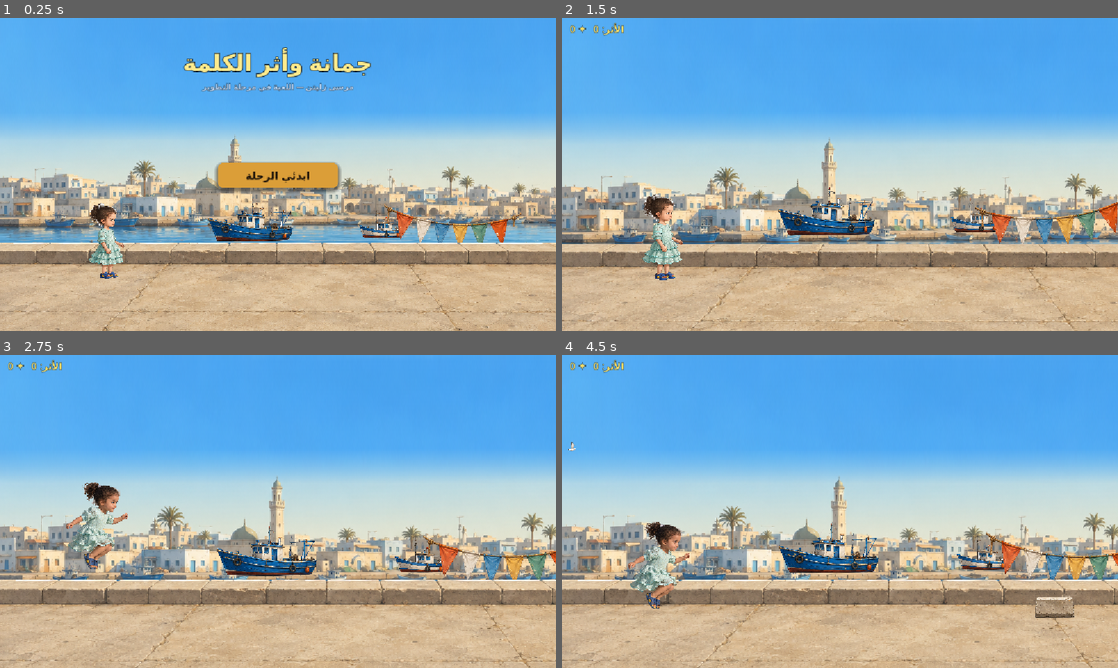
Above: before the commit, frames 1-4 (two rows, left to right).
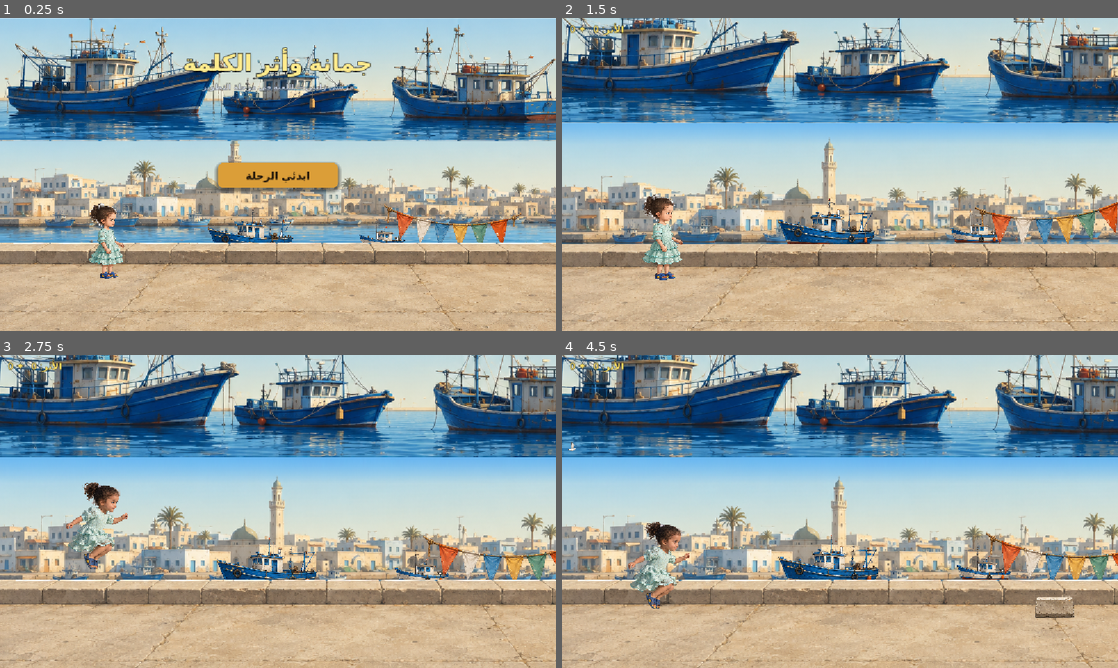
Above: after the commit, the same moments.

Repository: HamzaJwan/Ali-s-Runner
Game: Godot game, scene res://scenes/level2/Level2_Marsa_Playable.tscn
Same seed, same stepped clock (60 frames per second), same inputs: the game is played once before the commit and once after it. This scene is started directly instead of the project's main scene.
Inputs (mouse positions are in pixels of both pictures, inside the frame that each line leads up to):
- Up to frame 1 (0.25 s): no input
- Up to frame 2 (1.5 s): click "ابدئي الرحلة" at 0.5 s; tap Enter (ui_accept) at 1.25 s; move the mouse to (962, 158) at 1.27 s; click (962, 158) at 1.42 s
- Up to frame 3 (2.75 s): tap Enter (ui_accept) at 1.52, 2.27 s; move the mouse to (166, 527) at 2.02 s; click (166, 527) at 2.17 s
- Up to frame 4 (4.5 s): move the mouse to (895, 442) at 2.77 s; click (895, 442) at 2.92 s; move the mouse to (812, 574) at 3.52 s; click (812, 574) at 3.67 s; tap Enter (ui_accept) at 3.77 s; move the mouse to (1006, 558) at 4.27 s; click (1006, 558) at 4.42 s

The runs differ from the first frame. In frame 1, 40% of the frame differs, in the area x 0-100%, y 0-72%; in frame 2, 36%; in frame 3, 35%; in frame 4, 35%.

Commit message:
connect L1 to L2 and add sea drift + boat waterline fix
Level 1 → Level 2 connection:
- Father ending now shows completion panel instead of auto-restarting
- 'ابدأ رحلة جمانة' Chapter2Button in Level 1 game-over card (only after Father)
- _show_level1_completion() with title 'أحسنت يا علي!' and full ending message
- get_tree().change_scene_to_file() transitions directly to Level 2 scene

Level 2 motion improvements:
- mg_boats_mid.png enabled as sea drift layer (z=-12, 48% screen height)
- Sea layer drifts left at 1.8 px/s — copy-join enters viewport after ~98s
- _sea_drift_x resets on start screen to keep sessions clean
- Boat Y corrected: HarborBoatBlue 418→438, HarborBoatSmall 424→444

All L1 physics/gameplay constants unchanged.
RC smoke check unaffected (Chapter2Button not in banned node list).

Co-Authored-By: Claude Sonnet 4.6 <noreply@anthropic.com>

Diff:
--- a/scenes/Main.tscn
+++ b/scenes/Main.tscn
@@ -636,6 +636,24 @@
 text_direction = 3
 language = "ar"
 
+[node name="Chapter2Button" type="Button" parent="UI/GameOverPanel/GameOverCard"]
+visible = false
+layout_mode = 0
+offset_left = 120.0
+offset_top = 350.0
+offset_right = 520.0
+offset_bottom = 396.0
+theme_override_font_sizes/font_size = 19
+theme_override_styles/normal = SubResource("3")
+theme_override_styles/hover = SubResource("4")
+theme_override_styles/pressed = SubResource("4")
+theme_override_styles/focus = SubResource("4")
+theme_override_colors/font_color = Color(0.12, 0.08, 0.04, 1)
+theme_override_colors/font_hover_color = Color(0.12, 0.08, 0.04, 1)
+text = "← ابدأ رحلة جمانة"
+text_direction = 3
+language = "ar"
+
 [node name="CheckpointPanel" type="Control" parent="UI"]
 process_mode = 3
 z_index = 100
--- a/scripts/level2/environment/level2_environment_visual.gd
+++ b/scripts/level2/environment/level2_environment_visual.gd
@@ -31,11 +31,15 @@
 const LAYER_Z: Dictionary = {
 	"L2_SkyLayer":            -30,
 	"L2_FarBuildingsLayer":   -18,   # buildings between sky and pier
+	"L2_BoatsMidLayer":       -12,   # sea/boats strip, drifts slowly for motion feel
 	"L2_ForegroundPierLayer": -5,
 }
 
-## Layers skipped in this release (opaque, create seams when stacked).
-const SKIPPED_LAYERS := ["L2_SeaBreakwaterLayer", "L2_BoatsMidLayer"]
+## bg_sea_breakwater is still skipped (too tall, wrong colour register for current stack).
+## mg_boats_mid is now handled by level2_marsa_playable.gd via sea_layer.position
+## — it drifts slowly and is positioned at the 48% sea band.  Hidden here so the
+## env_visual setup does not double-apply it.
+const SKIPPED_LAYERS := ["L2_SeaBreakwaterLayer"]
 
 var _loaded_count := 0
 var _missing: Array[String] = []
@@ -77,10 +81,14 @@
 		if node != null:
 			(node as Node2D).visible = false
 
-	# Load the three active plates.
+	# Load the four active plates.
+	# L2_BoatsMidLayer (sea/boats mid) is loaded here so its texture is ready
+	# but its X/Y position is driven every frame by level2_marsa_playable.gd
+	# to create a slow sea-drift effect.
 	var active_map := {
 		"L2_SkyLayer":            MANIFEST.BG_SKY,
 		"L2_FarBuildingsLayer":   MANIFEST.BG_BUILDINGS,
+		"L2_BoatsMidLayer":       MANIFEST.BG_BOATS,
 		"L2_ForegroundPierLayer": MANIFEST.BG_PIER,
 	}
 	for node_name: String in active_map:
--- a/scripts/level2/level2_marsa_playable.gd
+++ b/scripts/level2/level2_marsa_playable.gd
@@ -164,6 +164,7 @@
 var _look_x: float = 0.0          # smoothed look-ahead X target
 var _tracking_active: bool = false  # true during gameplay only
 var _boat_times: Array[float] = []
+var _sea_drift_x: float = 0.0  # slow left-drift for the sea/boats mid layer
 
 # ── Boot ──────────────────────────────────────────────────────────────────
 
@@ -268,6 +269,12 @@
 
 	if started and not game_over and not checkpoint_active and not countdown_active and not _harbor_reveal_active:
 		_animate_boats(delta)
+		# Advance sea-layer drift — gives the sea band a sense of motion.
+		# 1.8 px/s means the image copy-join enters the viewport after ~98 seconds,
+		# which is well beyond any normal gameplay session length.
+		_sea_drift_x += 1.8 * delta
+		if _sea_drift_x > VIEW_W:
+			_sea_drift_x -= VIEW_W
 		# No per-frame horizontal tracking — camera is fixed.
 		# Look-ahead is baked into _gameplay_cam_pos once at _ready().
 		# _tracking_active and _look_x are kept for compatibility but unused.
@@ -316,6 +323,7 @@
 func _show_start_screen() -> void:
 	started = false
 	_harbor_reveal_active = false
+	_sea_drift_x = 0.0
 	game_over = false
 	ending_active = false
 	score = 0
@@ -958,9 +966,14 @@
 	# ── Sky: fully camera-fixed ───────────────────────────────────────────────
 	sky_layer.position = Vector2(left, top)
 
-	# Sea and Boats layers are DISABLED (opaque plates create seams — hidden by env_visual).
-	# Their Node2D references still exist but we don't position them here.
-	# If procedural fallback runs, they may have ColorRects which are harmless when hidden.
+	# Sea layer: boats_mid plate drifts slowly left to give the harbour a living feel.
+	# Two side-by-side copies cover 2×VIEW_W; at 1.8 px/s the copy-join enters
+	# the viewport only after ~98 s, well beyond a typical run.
+	# The sea layer sits at 48% from screen top — the water band between the
+	# harbour buildings (30%) and the pier wall (72%).
+	sea_layer.visible = true
+	sea_layer.position.x = left - _sea_drift_x
+	sea_layer.position.y = top + VIEW_H * 0.48 / zoom
 
 	# ── Buildings: fixed X, 30% down — harbor skyline behind the pier ────────
 	# Current opaque harbor plate is not tileable; horizontal drift exposes its seam.
@@ -1155,9 +1168,9 @@
 
 
 func _build_ambient_props() -> void:
-	_add_ambient_sprite(L2_MANIFEST.AMB_BOAT_BLUE, Vector2(520, 418), 92.0,
+	_add_ambient_sprite(L2_MANIFEST.AMB_BOAT_BLUE, Vector2(520, 438), 92.0,
 		"HarborBoatBlue", "res://scripts/level2/ambient/harbor_ambient_bob.gd")
-	_add_ambient_sprite(L2_MANIFEST.AMB_BOAT_SMALL, Vector2(790, 424), 68.0,
+	_add_ambient_sprite(L2_MANIFEST.AMB_BOAT_SMALL, Vector2(790, 444), 68.0,
 		"HarborBoatSmall", "res://scripts/level2/ambient/harbor_ambient_bob.gd")
 	_add_ambient_sprite(L2_MANIFEST.AMB_FLAGS, Vector2(935, 435), 92.0,
 		"HarborFlags", "res://scripts/level2/ambient/harbor_ambient_sway.gd")
--- a/scripts/main.gd
+++ b/scripts/main.gd
@@ -188,6 +188,7 @@
 @onready var game_over_light_count: Label = $UI/GameOverPanel/GameOverCard/GameOverLightCount
 @onready var retry_button: Button = $UI/GameOverPanel/GameOverCard/RetryButton
 @onready var restart_button: Button = $UI/GameOverPanel/GameOverCard/RestartButton
+@onready var chapter2_button: Button = $UI/GameOverPanel/GameOverCard/Chapter2Button
 @onready var start_screen: Control = $UI/StartScreen
 @onready var menu_title_label: Label = $UI/StartScreen/TitleLabel
 @onready var menu_subtitle_label: Label = $UI/StartScreen/SubtitleLabel
@@ -227,6 +228,7 @@
 var checkpoint_active := false
 var current_obstacle_speed := DIFFICULTY_MANAGER.BASE_SPEED
 var last_reached_checkpoint := StoryCheckpoint.NONE
+var _level1_completed := false   # true after Father ending dialogue finishes
 var checkpoint_encounter_started := false
 var checkpoint_arriving := false
 var checkpoint_cinematic_active := false
@@ -279,6 +281,8 @@
 		restart_button.pressed.connect(_on_restart_pressed)
 	if not retry_button.pressed.is_connected(_on_retry_pressed):
 		retry_button.pressed.connect(_on_retry_pressed)
+	if not chapter2_button.pressed.is_connected(_on_chapter2_pressed):
+		chapter2_button.pressed.connect(_on_chapter2_pressed)
 	if not continue_button.pressed.is_connected(_on_checkpoint_continue_pressed):
 		continue_button.pressed.connect(_on_checkpoint_continue_pressed)
 	if not intro_next_button.pressed.is_connected(_on_intro_next_pressed):
@@ -762,6 +766,7 @@
 
 
 func _start_run() -> void:
+	_level1_completed = false
 	_begin_run(0, StoryCheckpoint.NONE, DIFFICULTY_MANAGER.BASE_SPEED)
 
 
@@ -911,6 +916,9 @@
 
 	game_over_light_count.text = "الأثر الذي تركته: %d" % collectible_count
 
+	# Chapter 2 button is only shown via _show_level1_completion() — never during mid-run game over.
+	chapter2_button.visible = false
+
 	var card: Node = game_over_panel.get_node("GameOverCard")
 	game_over_panel.modulate.a = 0.0
 	card.scale = Vector2(0.92, 0.92)
@@ -932,6 +940,8 @@
 
 
 func _on_restart_pressed() -> void:
+	_level1_completed = false
+	game_over_panel.visible = false
 	_start_run()
 
 
@@ -942,6 +952,41 @@
 		retry_config["checkpoint"],
 		retry_config["speed"]
 	)
+
+
+func _show_level1_completion() -> void:
+	# Called when the Father (Level 1 ending) dialogue is acknowledged.
+	# Hides the checkpoint panel and shows a completion card with the Chapter 2 button.
+	_level1_completed = true
+	checkpoint_panel.visible = false
+	checkpoint_active = false
+	get_tree().paused = false
+
+	game_over_label.text = "أحسنت يا علي!"
+	game_over_message.text = EncounterData.rtl_safe(
+		"اكتملت رحلة علي في المنطرحة.\nكل خطوة طيبة تتركُ أثرًا."
+	)
+	game_over_light_count.text = "الأثر الذي تركته: %d" % collectible_count
+
+	chapter2_button.visible = true
+	retry_button.visible = false
+	restart_button.visible = true
+
+	var card: Node = game_over_panel.get_node("GameOverCard")
+	game_over_panel.modulate.a = 0.0
+	card.scale = Vector2(0.92, 0.92)
+	card.pivot_offset = card.size / 2.0
+	game_over_panel.visible = true
+	var t := create_tween().set_parallel()
+	t.tween_property(game_over_panel, "modulate:a", 1.0, 0.45).set_trans(Tween.TRANS_SINE)
+	t.tween_property(card, "scale", Vector2.ONE, 0.45).set_trans(Tween.TRANS_BACK).set_ease(Tween.EASE_OUT)
+	chapter2_button.grab_focus()
+
+
+func _on_chapter2_pressed() -> void:
+	# Transition from Level 1 (Ali) to Level 2 (Jomana).
+	# Level 2 is a fully self-contained scene; we simply change the active scene.
+	get_tree().change_scene_to_file("res://scenes/level2/Level2_Marsa_Playable.tscn")
 
 
 func _get_retry_state_config(checkpoint: int) -> Dictionary:
@@ -1258,8 +1303,8 @@
 
 	audio_manager.play_button_click()
 	if encounter_controller.character_id == EncounterCharacter.FATHER:
-		print("[encounter] Father ending complete; restarting from beginning")
-		_start_run()
+		print("[encounter] Father ending complete; showing Level 1 completion panel")
+		_show_level1_completion()
 		return
 
 	if not _apply_checkpoint_state(encounter_controller.character_id):
